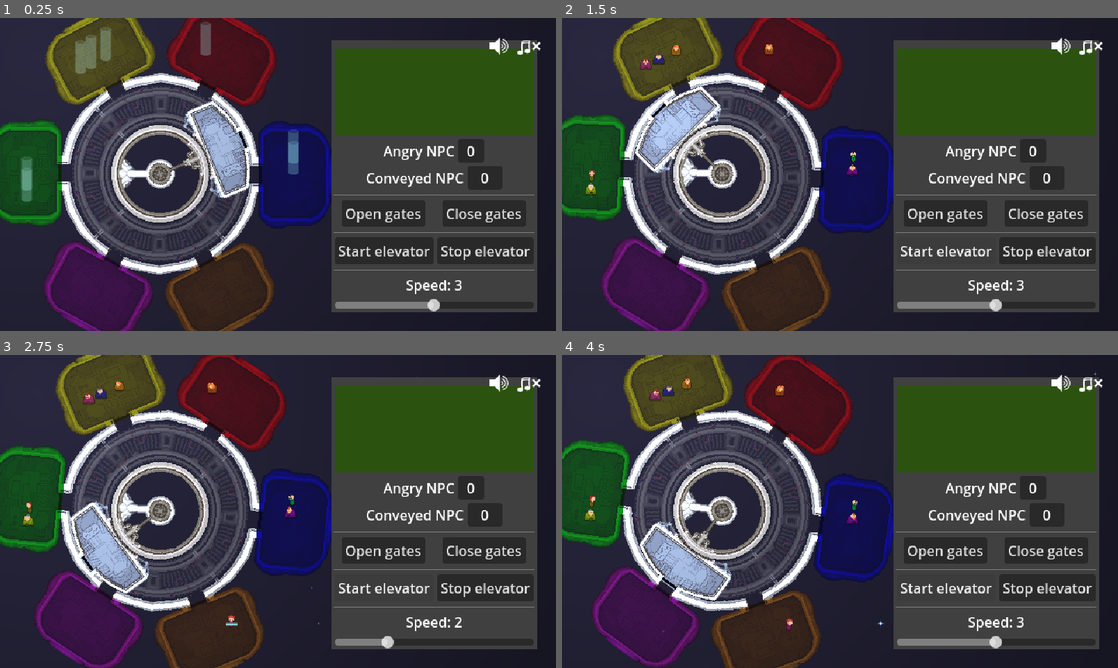
Above: before the commit, frames 1-4 (two rows, left to right).
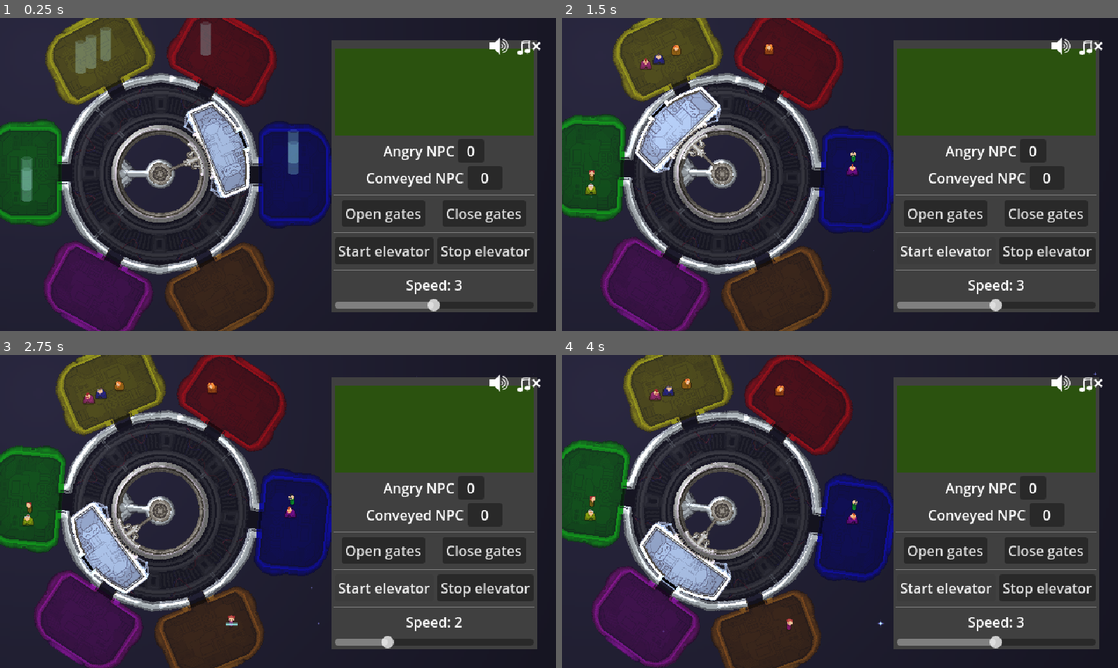
Above: after the commit, the same moments.

Repository: tehelka-gamedev/gmtk-2025
Game: Godot game, scene res://main.tscn
Same seed, same stepped clock (60 frames per second), same inputs: the game is played once before the commit and once after it. The engine's default icon, where the game draws it, is replaced by a stand-in: a white triangle on a blue panel in a dark square. Sound files missing from this copy of the repository are replaced by a short silence.
Inputs:
- Up to frame 1 (0.25 s): no input
- Up to frame 2 (1.5 s): click "Start elevator" at 0.5 s; click "Start elevator" at 1.25 s
- Up to frame 3 (2.75 s): tap Enter (open_door) at 2 s; hold Up (ui_up) from 2.03 s (still down); hold Left (decrease_elevator_speed) from 2.03 s (still down)
- Up to frame 4 (4 s): release Up (ui_up) at 2.78 s; release Left (decrease_elevator_speed) at 2.78 s; hold Down (ui_down) 2.78-3.53 s; tap Space (elevator_toggle_movement) at 2.85 s; hold Up (ui_up) from 3.53 s (still down); hold Right (increase_elevator_speed) from 3.53 s (still down)

The runs differ from the first frame. In frame 1, 10% of the frame differs, in the area x 11-47%, y 17-82%; in frame 2, 10%; in frame 3, 10%; in frame 4, 10%.

Commit message:
Add rot shader

Diff:
--- a/godot/main.tscn
+++ b/godot/main.tscn
@@ -8,6 +8,7 @@
 [ext_resource type="Script" uid="uid://dqgdl6pik3h05" path="res://objects/space_station.gd" id="4_7mycd"]
 [ext_resource type="PackedScene" uid="uid://dd5giy7mmmmxe" path="res://objects/room.tscn" id="4_272bh"]
 [ext_resource type="Texture2D" uid="uid://r37kde8uq8rm" path="res://sprites/spacestation2.png" id="6_074og"]
+[ext_resource type="Texture2D" uid="uid://yb7xrfudbkkw" path="res://sprites/spacestation_n.png" id="7_cegan"]
 [ext_resource type="Texture2D" uid="uid://ql6m5dp2c24u" path="res://sprites/light.png" id="9_kek77"]
 [ext_resource type="PackedScene" uid="uid://cyg333imlt7y0" path="res://ui/control_panel.tscn" id="11_cegan"]
 [ext_resource type="PackedScene" uid="uid://cyiio111ful15" path="res://ui/mute_sounds_container.tscn" id="12_dg77c"]
@@ -28,6 +29,10 @@
 [sub_resource type="ShaderMaterial" id="ShaderMaterial_efxa6"]
 shader = ExtResource("4_4c57u")
 shader_parameter/pixel_scale = 1.0
+
+[sub_resource type="CanvasTexture" id="CanvasTexture_074og"]
+diffuse_texture = ExtResource("6_074og")
+normal_texture = ExtResource("7_cegan")
 
 [node name="Main" type="Node2D" node_paths=PackedStringArray("elevator")]
 script = ExtResource("1_lquwl")
@@ -71,7 +76,7 @@
 [node name="SpaceStation" type="Sprite2D" parent="World"]
 material = SubResource("ShaderMaterial_efxa6")
 position = Vector2(184, 179)
-texture = ExtResource("6_074og")
+texture = SubResource("CanvasTexture_074og")
 script = ExtResource("4_7mycd")
 rotation_speed = 2.0
 
--- a/godot/objects/elevator.tscn
+++ b/godot/objects/elevator.tscn
@@ -1,10 +1,15 @@
-[gd_scene load_steps=7 format=3 uid="uid://bixriv415q58j"]
+[gd_scene load_steps=9 format=3 uid="uid://bixriv415q58j"]
 
 [ext_resource type="Script" uid="uid://swsjnrl4wcgr" path="res://objects/elevator.gd" id="1_ogmrx"]
+[ext_resource type="Shader" uid="uid://cln8o8wolh2av" path="res://rotsprite.gdshader" id="2_ff16h"]
 [ext_resource type="Texture2D" uid="uid://pb4mmeiosgej" path="res://sprites/elevator2.png" id="2_h6q4t"]
 [ext_resource type="Script" uid="uid://5gunqk2qmled" path="res://objects/slot_manager.gd" id="3_uinhc"]
 [ext_resource type="Script" uid="uid://cjd6a7ud0c8av" path="res://objects/slot.gd" id="4_h6q4t"]
 [ext_resource type="Texture2D" uid="uid://71hdcfob7ujv" path="res://icon.svg" id="5_h6q4t"]
+
+[sub_resource type="ShaderMaterial" id="ShaderMaterial_iex2v"]
+shader = ExtResource("2_ff16h")
+shader_parameter/pixel_scale = 1.0
 
 [sub_resource type="RectangleShape2D" id="RectangleShape2D_ogmrx"]
 size = Vector2(24, 64)
@@ -22,6 +27,7 @@
 position = Vector2(46.5, 0)
 
 [node name="Elevator" type="Sprite2D" parent="Pivot/InnerPivot"]
+material = SubResource("ShaderMaterial_iex2v")
 rotation = 1.5708
 texture = ExtResource("2_h6q4t")
 
Not shown: 1 places in godot/main.tscn that only renumber resources
